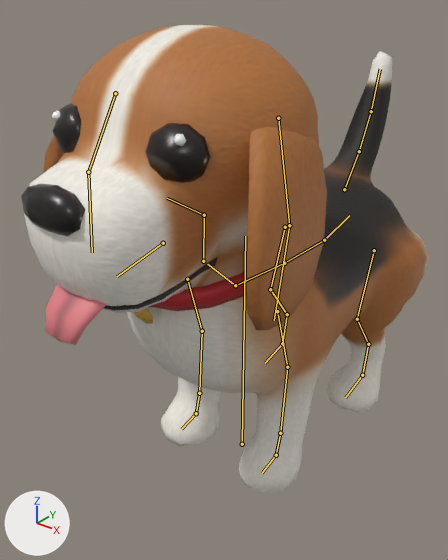
Two versions of the glTF model art-source/blender/dogs/beagle/motion/exports/dog_beagle_anim.gltf, one commit apart.
The view is the same before and after, from a camera (50 mm lens) standing at (0.86, -1.161, 1.237) and looking at (-0.056, -0.016, 0.528). The lights are fixed; the arrows at lower left show +X, +Y and +Z. The older version comes first. The bones that change, and the others that lie on the model, are drawn over the model as lines.

Names of what the first picture shows: 'dog_beagle_body', 'dog_beagle_collar', 'dog_beagle_ear_L', 'dog_beagle_ear_R', 'dog_beagle_eye_L', 'dog_beagle_eye_R', 'dog_beagle_nose', 'dog_beagle_tongue'.
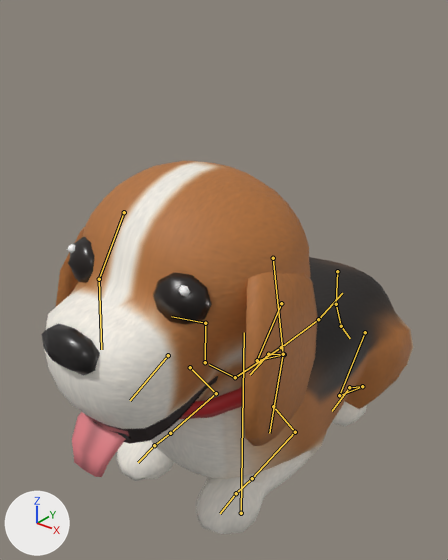
The newer file adds an action. The first version stands in its rest pose; the second is drawn at frame 77 of the action 'LieIdle'.

Location of each change, (x1, y1, x2, y2) in pixels of the pictures (448 x 560 px):
'dog_beagle_body', posed (9% narrower, 20% shorter)
    before: (24, 25, 429, 492)
    after: (44, 161, 414, 534)
'dog_beagle_ear_L', posed (8% narrower, 14% shorter)
    before: (245, 127, 327, 330)
    after: (243, 271, 318, 446)
'dog_beagle_eye_L', posed (9% narrower, 13% shorter)
    before: (145, 123, 210, 183)
    after: (153, 273, 212, 325)
'dog_beagle_nose', posed (9% narrower)
    before: (21, 184, 85, 236)
    after: (42, 323, 100, 376)
'dog_beagle_tongue', posed
    before: (45, 284, 107, 345)
    after: (72, 412, 129, 477)
'dog_beagle_collar', posed
    before: (134, 271, 246, 324)
    after: (180, 385, 244, 419)
'dog_beagle_eye_R', posed (7% narrower, 8% shorter)
    before: (52, 104, 81, 153)
    after: (67, 237, 94, 282)
'dog_beagle_ear_R', posed
    before: (43, 135, 64, 173)
    after: (56, 227, 85, 306)
bone 'root', root to tip
    before: (242, 444) to (245, 236)
    after: (241, 513) to (244, 332)
bone 'back_hip_L', root to tip
    before: (374, 250) to (357, 319)
    after: (365, 332) to (339, 395)
bone 'back_stifle_L', root to tip
    before: (357, 319) to (368, 344)
    after: (339, 395) to (362, 386)
bone 'back_hock_L', root to tip
    before: (368, 344) to (362, 375)
    after: (362, 386) to (349, 387)
bone 'back_foot_L', root to tip
    before: (362, 375) to (345, 397)
    after: (349, 387) to (332, 411)
bone 'back_hip_R', root to tip
    before: (285, 227) to (270, 289)
    after: (281, 303) to (257, 360)
bone 'back_stifle_R', root to tip
    before: (270, 289) to (287, 314)
    after: (257, 360) to (284, 354)
bone 'back_hock_R', root to tip
    before: (287, 314) to (282, 343)
    after: (284, 354) to (268, 354)
bone 'back_foot_R', root to tip
    before: (282, 343) to (265, 363)
    after: (268, 354) to (250, 374)
bone 'front_shoulder_L', root to tip
    before: (277, 311) to (287, 367)
    after: (273, 406) to (295, 432)
bone 'front_elbow_L', root to tip
    before: (287, 367) to (280, 433)
    after: (295, 432) to (252, 478)
bone 'front_wrist_L', root to tip
    before: (280, 433) to (276, 455)
    after: (252, 478) to (236, 493)
bone 'front_paw_L', root to tip
    before: (276, 455) to (262, 473)
    after: (236, 493) to (220, 513)
bone 'front_shoulder_R', root to tip
    before: (187, 279) to (202, 331)
    after: (190, 367) to (216, 393)
bone 'front_elbow_R', root to tip
    before: (202, 331) to (199, 393)
    after: (216, 393) to (170, 433)
bone 'front_wrist_R', root to tip
    before: (199, 393) to (196, 413)
    after: (170, 433) to (154, 445)
bone 'front_paw_R', root to tip
    before: (196, 413) to (181, 429)
    after: (154, 445) to (138, 462)
bone 'jaw', root to tip
    before: (163, 243) to (117, 276)
    after: (168, 355) to (130, 400)
bone 'tail_1', root to tip
    before: (344, 189) to (359, 151)
    after: (337, 271) to (336, 304)
bone 'tail_2', root to tip
    before: (359, 151) to (371, 111)
    after: (336, 304) to (341, 326)
bone 'tail_3', root to tip
    before: (371, 111) to (380, 69)
    after: (341, 326) to (350, 338)

What the commit changed:
Bone 'root' (bone_root) moves from (0.0, 0.0, 0.0) to (0.0, -0.278, 0.0).
Bone 'back_hip_L' (bone_back_hip_l) turns from (0, 0, 0) to (-21, 0, 0) degrees about its own x, y and z.
Bone 'back_stifle_L' (bone_back_stifle_l) turns from (0, 0, 0) to (53, 0, 0) degrees about its own x, y and z.
Bone 'back_hock_L' (bone_back_hock_l) turns from (0, 0, 0) to (-139, 0, 0) degrees about its own x, y and z.
Bone 'back_foot_L' (bone_back_foot_l) turns from (0, 0, 0) to (106, 0, 0) degrees about its own x, y and z.
Bone 'back_hip_R' (bone_back_hip_r) turns from (0, 0, 0) to (-21, 0, 0) degrees about its own x, y and z.
Bone 'back_stifle_R' (bone_back_stifle_r) turns from (0, 0, 0) to (53, 0, 0) degrees about its own x, y and z.
Bone 'back_hock_R' (bone_back_hock_r) turns from (0, 0, 0) to (-139, 0, 0) degrees about its own x, y and z.
Bone 'back_foot_R' (bone_back_foot_r) turns from (0, 0, 0) to (106, 0, 0) degrees about its own x, y and z.
Bone 'front_shoulder_L' (bone_front_shoulder_l) turns from (0, 0, 0) to (20, 0, 0) degrees about its own x, y and z.
Bone 'front_elbow_L' (bone_front_elbow_l) turns from (0, 0, 0) to (-99, 0, 0) degrees about its own x, y and z.
Bone 'front_wrist_L' (bone_front_wrist_l) turns from (0, 0, 0) to (4, 0, 0) degrees about its own x, y and z.
Bone 'front_paw_L' (bone_front_paw_l) turns from (0, 0, 0) to (75, 0, 0) degrees about its own x, y and z.
Bone 'front_shoulder_R' (bone_front_shoulder_r) turns from (0, 0, 0) to (20, 0, 0) degrees about its own x, y and z.
Bone 'front_elbow_R' (bone_front_elbow_r) turns from (0, 0, 0) to (-99, 0, 0) degrees about its own x, y and z.
Bone 'front_wrist_R' (bone_front_wrist_r) turns from (0, 0, 0) to (4, 0, 0) degrees about its own x, y and z.
Bone 'front_paw_R' (bone_front_paw_r) turns from (0, 0, 0) to (75, 0, 0) degrees about its own x, y and z.
Bone 'jaw' (bone_jaw) turns from (0, 0, 0) to (11, 0, 0) degrees about its own x, y and z.
Bone 'tail_1' (bone_tail_1) turns from (0, 0, 0) to (-140, 1, 1) degrees about its own x, y and z.
Bone 'tail_2' (bone_tail_2) turns from (0, 0, 0) to (12, 2, 1) degrees about its own x, y and z.
Bone 'tail_3' (bone_tail_3) turns from (0, 0, 0) to (6, 0, 0) degrees about its own x, y and z.
